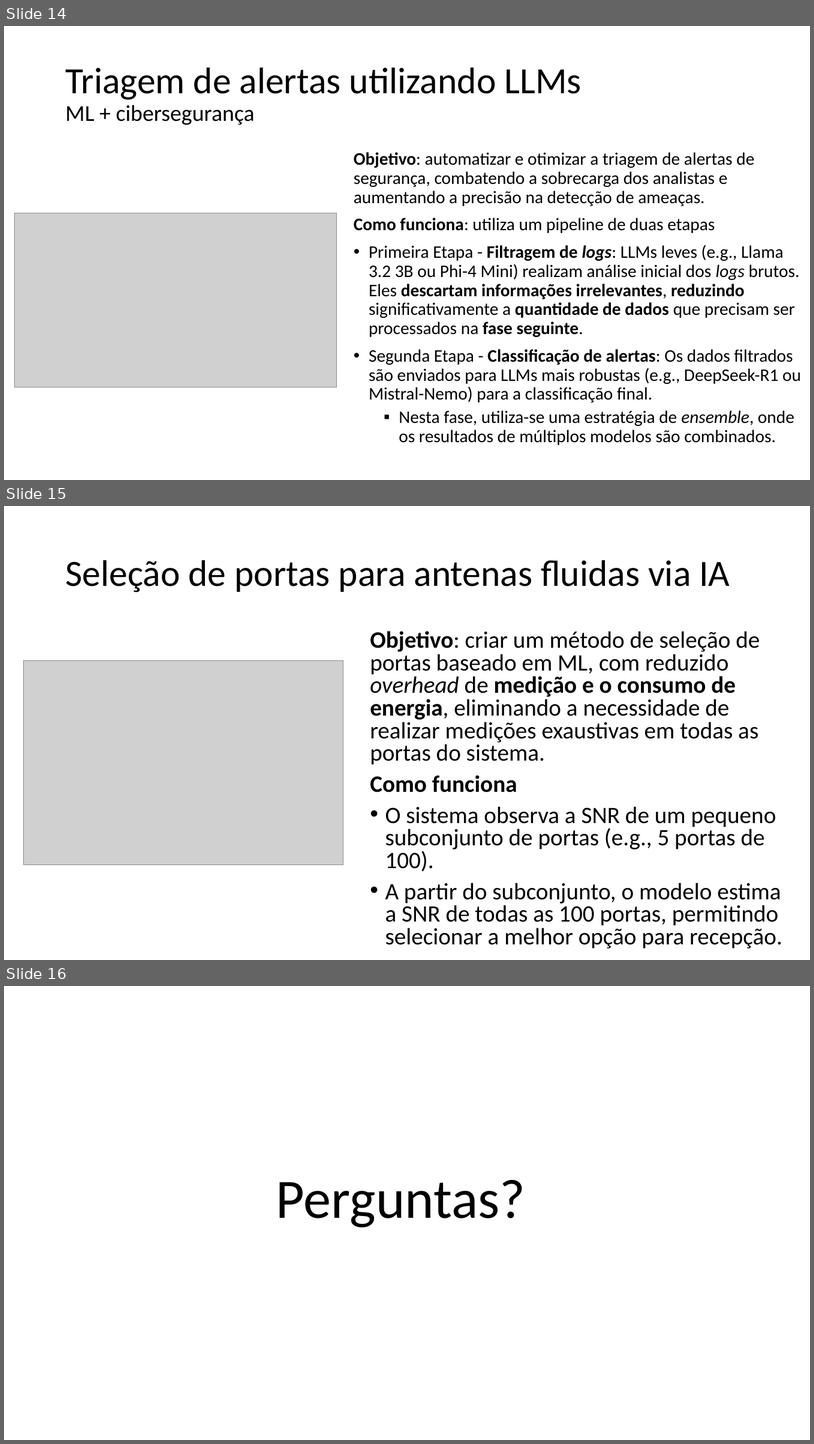
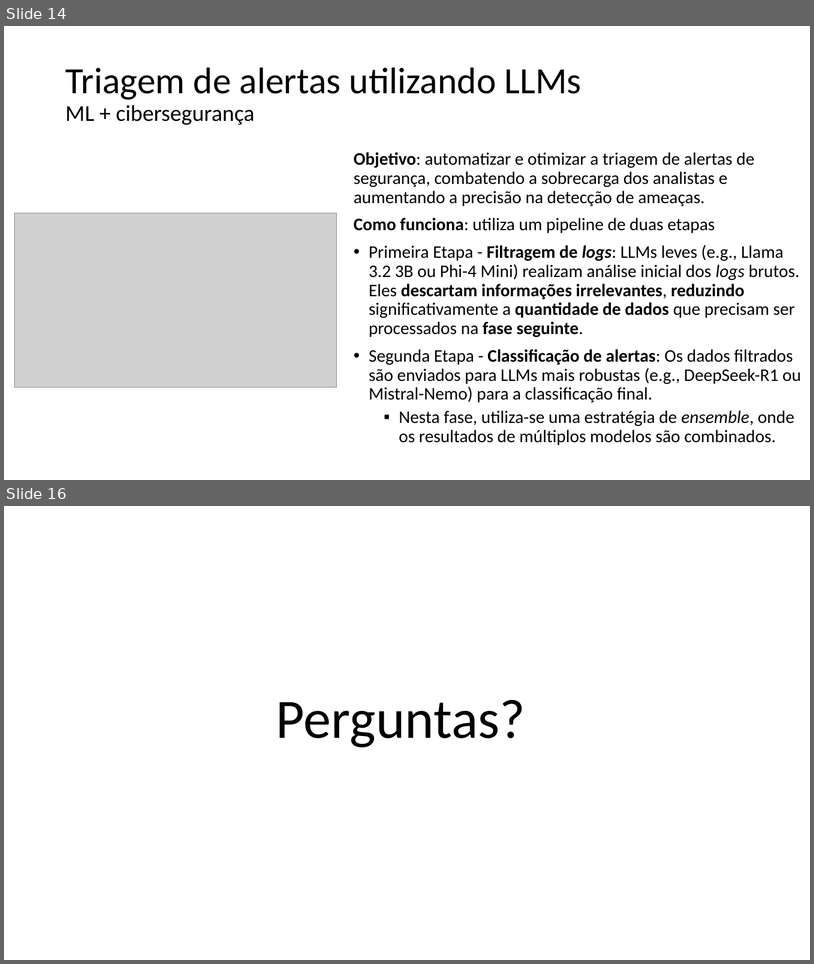
Before and after one commit to zz4fap/c24_inteligencia_artificial, a slide deck: slides/C24_Projetos.pptx. Shown one above the other, each under a label of ours: slides 14, 15 and 16 before the commit, slides 14 and 16 after it; the slides between them are not shown. The pictures are 814x1444 and 814x964 pixels, drawn with LibreOffice and Linux fonts; fonts in the diff are those of the drawing; grey boxes stand for pictures. Boxes give left, top, right and bottom in pixels: in the first picture for what was removed or moved away, otherwise in the second. Text is boxed around its words. In the diff, an @@ line names an element or a change of style, - is before the commit and + after.

```diff
--- a/slides/C24_Projetos.pptx
+++ b/slides/C24_Projetos.pptx
@@ slide 15 removed at box(4, 506, 810, 960), background #FFFFFF @@
@@ title removed at box(65, 560, 730, 592) @@
-Seleção de portas para antenas fluidas via IA
@@ text removed at box(370, 631, 783, 948) @@
-Objetivo: criar um método de seleção de portas baseado em ML, com reduzido overhead de medição e o consumo de energia, eliminando a necessidade de realizar medições exaustivas em todas as portas do sistema.
-Como funciona
-• O sistema observa a SNR de um pequeno subconjunto de portas (e.g., 5 portas de 100).
-• A partir do subconjunto, o modelo estima a SNR de todas as 100 portas, permitindo selecionar a melhor opção para recepção.
@@ picture removed at box(23, 660, 344, 864) @@
```
Also in this commit, not shown: 4 slides changed, 1 slide added, 2 other files.
